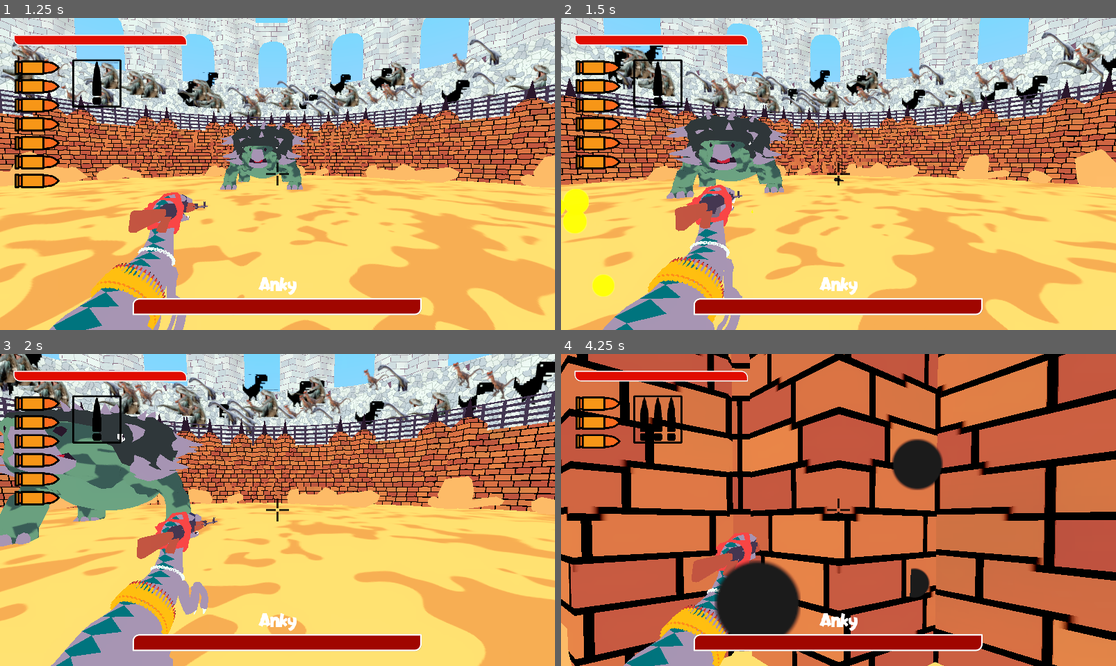
Above: before the commit, frames 1-4 (two rows, left to right).
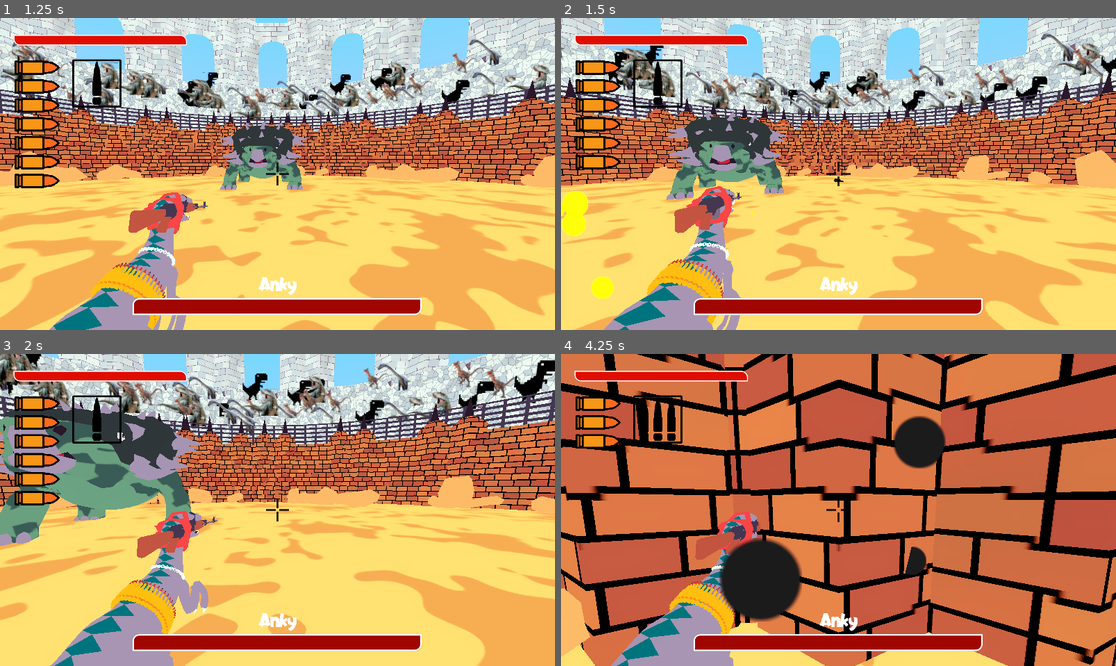
Above: after the commit, the same moments.

Repository: SasVel/Velocirambo
Game: Godot game, scene res://UI/MainMenu/main_menu.tscn
Two runs of this game, one before a commit and one after it. Both use one fixed random seed, a clock stepped at 60 frames per second and the inputs below.
Inputs (mouse positions are in pixels of both pictures, inside the frame that each line leads up to):
- Up to frame 1 (1.25 s): click "New Game" at 0.5 s
- Up to frame 2 (1.5 s): tap Enter at 1.25 s; move the mouse to (866, 174) at 1.27 s; press the mouse at (866, 174) at 1.28 s; hold W (Forwards) from 1.28 s (still down)
- Up to frame 3 (2 s): keep holding W (Forwards)
- Up to frame 4 (4.25 s): keep holding W (Forwards); move the mouse to (810, 510) at 2.02 s; release the mouse at (810, 510) at 2.03 s; right-click (810, 510) at 2.1 s; click (810, 510) at 2.3 s; move the mouse to (849, 503) at 2.77 s; press the mouse at (849, 503) at 2.78 s; move the mouse to (832, 516) at 3.52 s; release the mouse at (832, 516) at 3.53 s; tap Tab (gun_auto_mode) at 3.6 s; click (832, 516) at 3.8 s

Frame 1 is identical in both runs. In frame 2, 17% of the frame differs, in the area x 0-100%, y 0-100%; in frame 3, 14%; in frame 4, 49%.

Commit message:
recoil/shooting rework

Diff:
--- a/GlobalScripts/PlayerData.gd
+++ b/GlobalScripts/PlayerData.gd
@@ -28,6 +28,9 @@
 		isGunAuto = val
 		auto_mode_changed.emit(val)
 
+##Crosshair offset based on camera rotational offset when shooting.
+var crossOffset : float
+
 func reset():
 	health = maxHealth
 	currBullets = maxBullets
--- a/GlobalScripts/SFX/sfx_manager.gd
+++ b/GlobalScripts/SFX/sfx_manager.gd
@@ -44,7 +44,7 @@
 
 func _on_casings_timer_timeout():
 	$CasingsDrop.play()
-	%CasingsTimer.wait_time = maxf(%CasingsTimer.wait_time - randf_range(0.05, 0.2), 0.0)
+	%CasingsTimer.wait_time = maxf(%CasingsTimer.wait_time - randf_range(0.05, 0.2), 0.1)
 	if %CasingsTimer.wait_time <= 0.1:
 		%CasingsTimer.stop()
 		%CasingsTimer.wait_time = 0.5
--- a/Player/camera_3d.gd
+++ b/Player/camera_3d.gd
@@ -13,7 +13,7 @@
 			isShakeActive = false
 
 	if isRotOffset:
-		rotation_degrees = lerp(rotation_degrees, defaultRotDegrees, rotFadeDuration * delta)
+		rotation_degrees = rotation_degrees.move_toward(defaultRotDegrees, rotFadeDuration * delta)
 		if is_equal_approx(rotation_degrees.x, defaultRotDegrees.x):
 			isRotOffset = false
 
@@ -55,13 +55,17 @@
 var isRotOffset : bool = false :
 	set(val):
 		if !val:
-			rotFadeDuration = 0.5
+			rotFadeDuration = 5
 			rotOffset = Vector2.ZERO
 		isRotOffset = val
-var rotOffset = Vector2.ZERO
-var rotFadeDuration : float = 5
+var rotOffset = Vector2.ZERO :
+	set(val):
+		PlayerData.crossOffset = val.x * 0.3
+		rotOffset = val
+@export var defaultRotFadeDuration : float = 10
+var rotFadeDuration : float = defaultRotFadeDuration
 
-func apply_rot_offset(offset : Vector2, duration : float = rotFadeDuration):
+func apply_rot_offset(offset : Vector2, duration : float = defaultRotFadeDuration):
 	if isRotOffset:
 		rotOffset += offset
 		rotFadeDuration += duration
--- a/Player/complete_player.tscn
+++ b/Player/complete_player.tscn
@@ -19,7 +19,7 @@
 current = true
 script = ExtResource("3_n06hd")
 zoom_speed = 0.2
-shakeStr = 0.1
+shakeStr = 0.2
 shakeFade = 9.0
 
 [node name="GunRayCast" type="RayCast3D" parent="CameraTarget/Camera3D"]
--- a/Player/player.tscn
+++ b/Player/player.tscn
@@ -152,24 +152,24 @@
 transform = Transform3D(0.5, 0, 0, 0, 0.5, 0, 0, 0, 0.5, 0, 0, 0)
 
 [node name="Skeleton3D" parent="RaptorCommando/RaptorCommando_001" index="0"]
-bones/0/position = Vector3(-0.00169453, 2.80566, 0.340054)
+bones/0/position = Vector3(-0.00169445, 2.81085, 0.340054)
 bones/0/rotation = Quaternion(1.60095e-07, -0.569149, 0.822234, -1.10817e-07)
 bones/1/rotation = Quaternion(1.92893e-07, 0.0511689, 0.99869, -9.96228e-09)
 bones/2/rotation = Quaternion(-7.50228e-05, 0.999815, -0.0191978, 0.00115631)
 bones/3/rotation = Quaternion(0.000370724, 0.931858, 0.362822, -0.00109793)
 bones/4/enabled = false
-bones/4/rotation = Quaternion(-0.0357469, 0.0177388, 0.0084458, 0.999168)
-bones/6/position = Vector3(-0.00684432, 0.417919, 0.316455)
-bones/6/rotation = Quaternion(0.0109925, 0.83367, 0.55208, 0.00903908)
+bones/4/rotation = Quaternion(-0.0380701, 0.0172883, 0.00823128, 0.999092)
+bones/6/position = Vector3(-0.00688405, 0.417563, 0.320887)
+bones/6/rotation = Quaternion(0.0109957, 0.835535, 0.549252, 0.00907751)
 bones/7/position = Vector3(0.00590881, 0.590108, 0.658294)
-bones/7/rotation = Quaternion(0.0115913, 0.742603, 0.669496, 0.0134924)
-bones/9/rotation = Quaternion(-0.245145, 0.241527, -0.651023, 0.676564)
-bones/10/rotation = Quaternion(0.695151, 2.83624e-06, -2.77097e-06, 0.718864)
+bones/7/rotation = Quaternion(0.0115755, 0.745487, 0.666282, 0.0135503)
+bones/9/rotation = Quaternion(-0.227155, 0.224214, -0.657187, 0.682814)
+bones/10/rotation = Quaternion(0.65051, 3.00369e-06, -2.60975e-06, 0.759497)
 bones/10/scale = Vector3(1, 0.999985, 1.00001)
-bones/12/rotation = Quaternion(-0.232877, -0.229722, 0.655282, 0.680883)
-bones/13/rotation = Quaternion(0.643956, -3.0819e-06, 2.46944e-06, 0.765063)
+bones/12/rotation = Quaternion(-0.156971, -0.156635, 0.676485, 0.702277)
+bones/13/rotation = Quaternion(0.45708, -3.57526e-06, 1.72916e-06, 0.889426)
 bones/13/scale = Vector3(1, 0.999985, 1.00002)
-bones/14/rotation = Quaternion(0.0126375, 0.995828, -0.0807263, 0.0406127)
+bones/14/rotation = Quaternion(-0.0304142, 0.996399, -0.0778313, -0.0144053)
 bones/15/rotation = Quaternion(0.0192654, -1.19187e-07, 2.29661e-09, 0.999814)
 bones/16/rotation = Quaternion(-0.0137358, 5.07739e-14, 5.27267e-16, 0.999906)
 bones/17/rotation = Quaternion(0.0505618, -3.15521e-15, 2.1017e-15, 0.998721)
@@ -181,21 +181,21 @@
 bones/23/rotation = Quaternion(-0.0265121, 1.19167e-07, -3.16049e-09, 0.999649)
 bones/24/rotation = Quaternion(-0.0260201, 3.77835e-15, -6.20368e-09, 0.999661)
 bones/25/rotation = Quaternion(0.445196, -0.476238, 0.563821, 0.507055)
-bones/26/rotation = Quaternion(0.0200732, -0.0360754, -0.737153, 0.674463)
-bones/27/rotation = Quaternion(-0.571491, 1.8071e-06, 1.37319e-06, 0.820608)
-bones/28/rotation = Quaternion(0.675761, 2.48079e-08, -2.07237e-07, 0.737121)
+bones/26/rotation = Quaternion(0.0205087, -0.0365515, -0.73713, 0.67445)
+bones/27/rotation = Quaternion(-0.569911, 1.8098e-06, 1.36099e-06, 0.821706)
+bones/28/rotation = Quaternion(0.673209, 2.75336e-08, -2.10397e-07, 0.739452)
 bones/29/rotation = Quaternion(0.445195, 0.476238, -0.563821, 0.507055)
-bones/30/rotation = Quaternion(0.0200733, 0.0360755, 0.737153, 0.674463)
-bones/31/rotation = Quaternion(-0.571492, -1.79521e-06, -1.36796e-06, 0.820608)
-bones/32/rotation = Quaternion(0.675761, -2.60654e-08, 2.09687e-07, 0.737121)
-bones/33/position = Vector3(0.404172, 1.77857, 2.05403)
-bones/33/rotation = Quaternion(0.00184194, 0.769972, 0.638075, 2.48954e-07)
+bones/30/rotation = Quaternion(0.0205088, 0.0365516, 0.73713, 0.67445)
+bones/31/rotation = Quaternion(-0.569911, -1.79694e-06, -1.37439e-06, 0.821706)
+bones/32/rotation = Quaternion(0.673209, -2.27311e-08, 2.0391e-07, 0.739452)
+bones/33/position = Vector3(0.404172, 1.72489, 2.05403)
+bones/33/rotation = Quaternion(0.00184172, 0.769965, 0.638083, 2.48838e-07)
 bones/34/rotation = Quaternion(-0.686919, -0.0306942, -0.0324117, 0.725362)
 bones/35/position = Vector3(0.611549, 0.0219753, -0.318177)
 bones/35/rotation = Quaternion(-0.505573, 0.494364, -0.494364, 0.505574)
 bones/36/rotation = Quaternion(-0.699136, 2.52103e-08, 0.714989, -5.65331e-10)
-bones/38/position = Vector3(-0.407561, 1.70226, 2.0299)
-bones/38/rotation = Quaternion(-1.42707e-07, 0.648666, 0.761073, -1.31779e-07)
+bones/38/position = Vector3(-0.407561, 1.53115, 2.0299)
+bones/38/rotation = Quaternion(-1.30771e-07, 0.648674, 0.761067, -1.43715e-07)
 bones/39/rotation = Quaternion(-0.686919, 0.0306942, 0.0324117, 0.725362)
 bones/40/position = Vector3(-0.614938, 0.0219753, -0.318177)
 bones/40/rotation = Quaternion(-0.505573, -0.494364, 0.494364, 0.505574)
--- a/Player/velocirambo.gd
+++ b/Player/velocirambo.gd
@@ -163,8 +163,9 @@
 	PlayerData.currBullets -= 1
 	if PlayerData.currBullets <= 0:
 		reload()
-	if !IS_AIMING:
-		camera.apply_rot_offset(Vector2(8, 0))
+
+	if !IS_AIMING: camera.apply_rot_offset(Vector2(5, 0))
+	else: camera.apply_rot_offset(Vector2(2, 0))
 	SFX.play(SFX.Gunshot)
 	camera.apply_shake()
 	shot_gun.emit(IS_AIMING)
--- a/UI/StatsDisplay/BulletDisplay/bullet_display.gd
+++ b/UI/StatsDisplay/BulletDisplay/bullet_display.gd
@@ -7,6 +7,10 @@
 	PlayerData.bullets_changed.connect(change_display)
 
 func change_display(bulletsNum):
+	if bulletsNum == 0:
+		remove_all_bullets()
+		return
+
 	var currBulletsNum : int = self.get_children().size()
 	if currBulletsNum >= bulletsNum:
 		for i in currBulletsNum - bulletsNum:
@@ -20,10 +24,15 @@
 	var inst = bulletRectScn.instantiate()
 	self.add_child(inst)
 
-func remove_bullet_rect():
-	var rect = self.get_child(self.get_children().size() - 1)
+func remove_bullet_rect(rect = null):
+	if rect == null: rect = self.get_child(self.get_children().size() - 1)
 	await tween_bullet_rect(rect)
 	if rect != null: rect.queue_free()
+
+func remove_all_bullets():
+	for rect in self.get_children():
+		await remove_bullet_rect(rect)
+		rect.queue_free()
 
 var rectTween : Tween
 func tween_bullet_rect(rect):
--- a/UI/crosshair.gd
+++ b/UI/crosshair.gd
@@ -9,6 +9,9 @@
 	change_length(GameData.crossLength)
 	change_width(GameData.crossWidth)
 	config_invert_shader()
+
+func _physics_process(delta):
+	change_center_offset(PlayerData.crossOffset)
 
 func change_color(col : Color):
 	for line in lineArr:
@@ -38,6 +41,12 @@
 	for line in lineArr:
 		line.default_color.a = val_normalised
 
+func change_center_offset(offset):
+	$Bottom.position.y = offset
+	$Top.position.y = -offset
+	$Left.position.x = -offset
+	$Right.position.x = offset
+
 func config_invert_shader():
 	if GameData.invertedColors: apply_invert_color_shader()
 	else: remove_shader()
--- a/playScenes/main.tscn
+++ b/playScenes/main.tscn
@@ -144,10 +144,13 @@
 
 [node name="BulletDisplay" parent="UI/StatsDisplay" instance=ExtResource("6_6fr0m")]
 layout_mode = 0
+anchors_preset = 0
+anchor_bottom = 0.0
 offset_left = 30.0
 offset_top = 86.0
 offset_right = 265.0
 offset_bottom = 342.0
+grow_vertical = 1
 
 [node name="GunModeDisplay" parent="UI/StatsDisplay" instance=ExtResource("7_mbfnf")]
 layout_mode = 0
Not shown: 3 places in playScenes/main.tscn that only renumber resources
